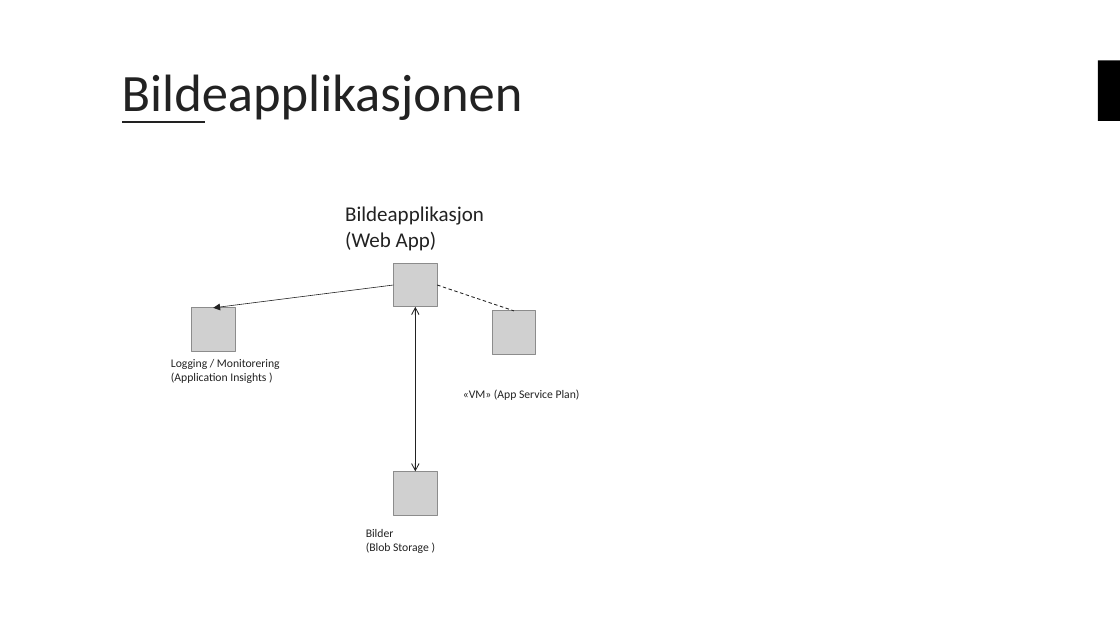
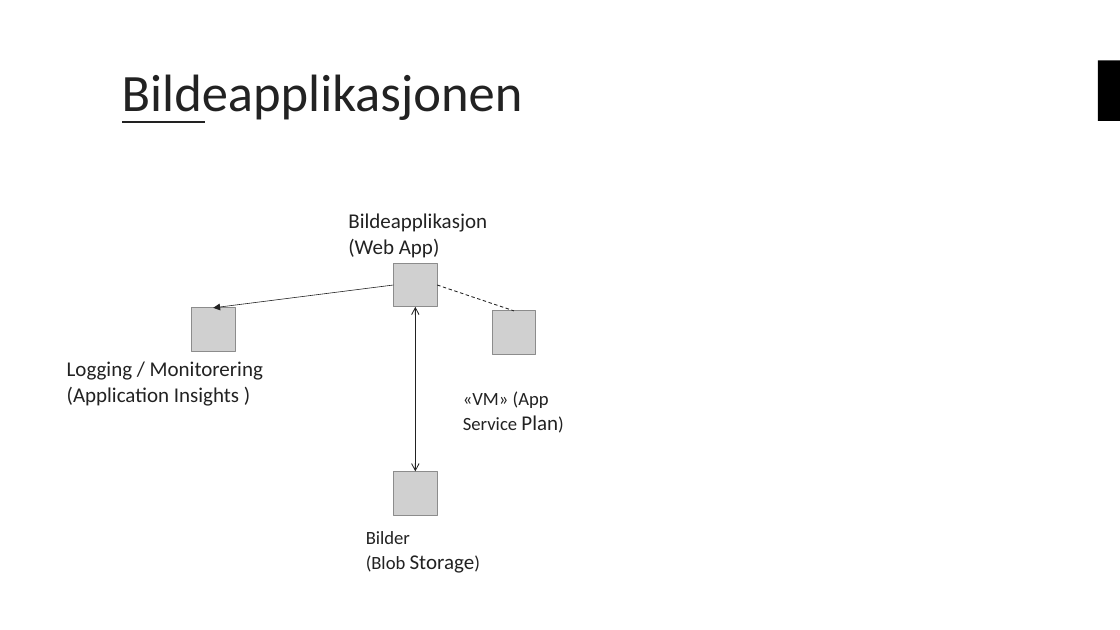
Before and after one commit to bouvet/azure-workshops, a slide deck: slide 14 of Workshop_3/Presentasjon/Azureskolen-Workshop#3.pptx. Drawn at 1120x630 pixels with LibreOffice and Linux fonts; fonts in the diff are those of the drawing; grey boxes stand for pictures; background and template pictures are left out. Boxes give left, top, right and bottom in pixels: in the first picture for what was removed or moved away, otherwise in the second. Text is boxed around its words. In the diff, an @@ line names an element or a change of style, - is before the commit and + after.

```diff
--- a/Workshop_3/Presentasjon/Azureskolen-Workshop#3.pptx
+++ b/Workshop_3/Presentasjon/Azureskolen-Workshop#3.pptx
@@ text "Bildeapplikasjon (Web App)": place and size @@
-text "Bildeapplikasjon (Web App)" at (345,206,484,251)
+text "Bildeapplikasjon (Web App)" at (348,213,487,258)
@@ text "Logging / Monitorering": place and size @@
-text "Logging / Monitorering" at (171,359,280,383)
+text "Logging / Monitorering" at (67,361,263,406)
@@ text "Logging / Monitorering" at (67,361,263,406): size 10 to 18 pt @@
@@ text "«VM» (App Service Plan)" at (463,391,558,430): size 10 to 16 pt in "«VM» (App Service Plan)"; size 10 to 18 pt in "Plan)" @@
@@ text at (366,531,410,544): size 10 to 16 pt in "Bilder" @@
@@ text at (366,555,475,573): text changed; size 10 to 18 pt @@
-(Blob Storage )
+(Blob Storage)
```
Also in this commit, not shown: 4 other slides changed, 2 slides added, 1 slide removed.
